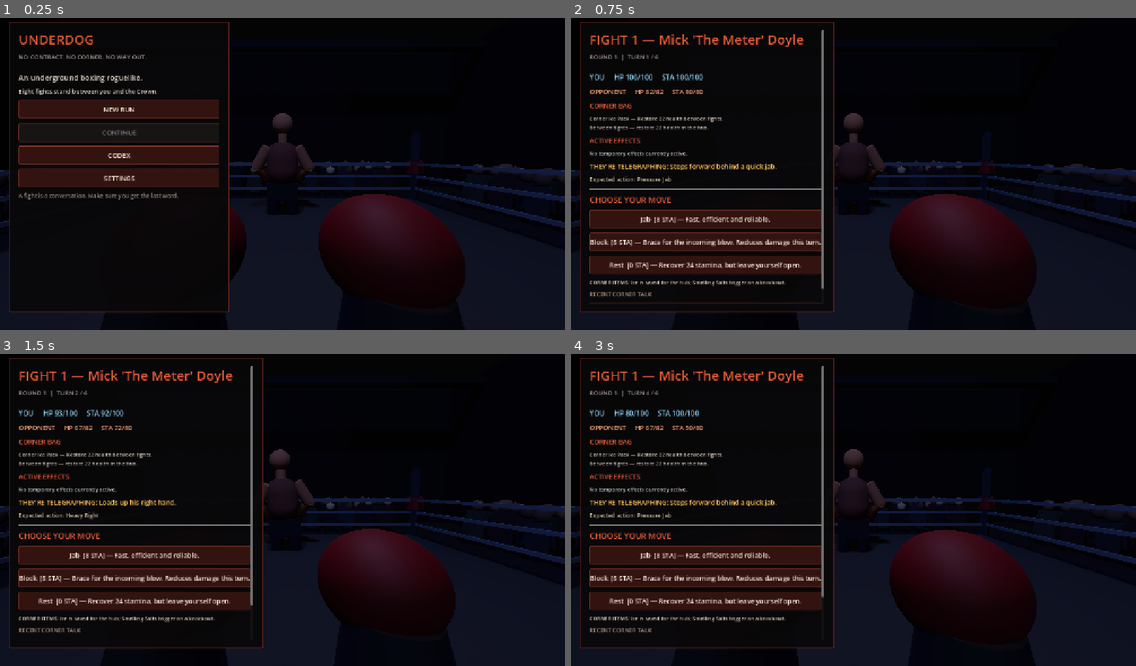
Above: before the commit, frames 1-4 (two rows, left to right).
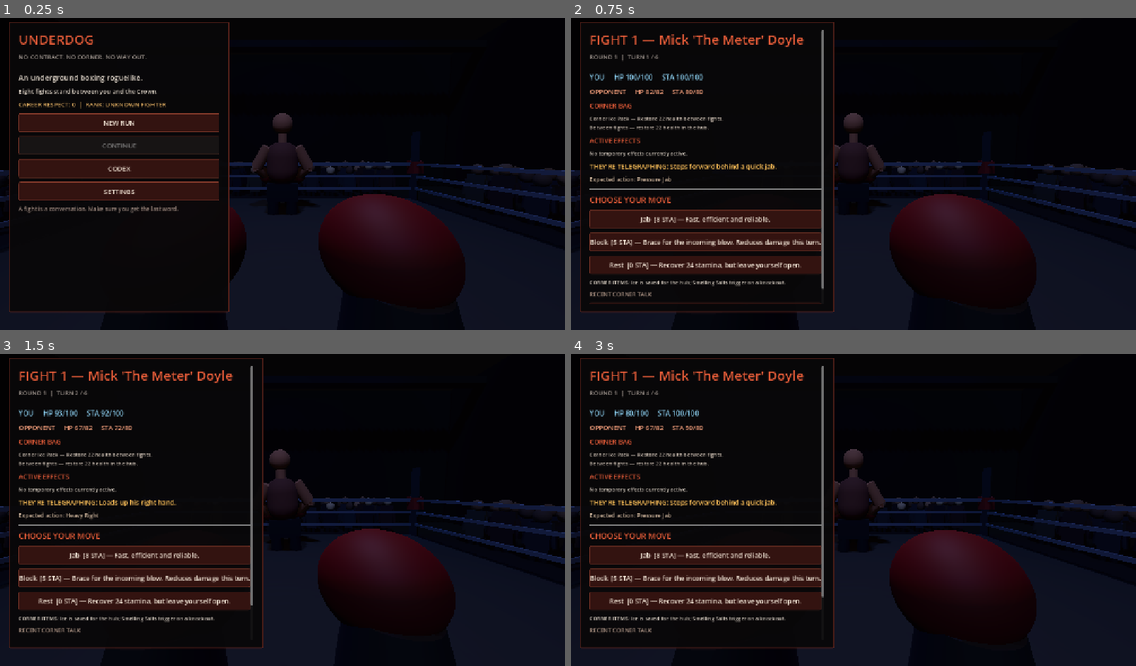
Above: after the commit, the same moments.

Repository: sedhehe/TheLastRound
Game: Godot game, scene res://scenes/main.tscn
Two runs of this game, one before a commit and one after it. Both use one fixed random seed, a clock stepped at 60 frames per second and the inputs below.
Inputs:
- Up to frame 1 (0.25 s): no input
- Up to frame 2 (0.75 s): click "NEW RUN" at 0.5 s
- Up to frame 3 (1.5 s): click "Jab [8 STA] — Fast, efficient…" at 1.25 s
- Up to frame 4 (3 s): click "Block [5 STA] — Brace for the…" at 2 s; click "Rest [0 STA] — Recover 24 sta…" at 2.75 s

The runs differ from the first frame. In frame 1, 7.5% of the frame differs, in the area x 3-39%, y 26-63%; in frame 2, nothing differs; in frame 3, nothing differs; in frame 4, less than 0.1%.

Commit message:
Add persistent career Respect ranks across runs

Diff:
--- a/scripts/main.gd
+++ b/scripts/main.gd
@@ -7,6 +7,7 @@
 const ENEMY_FILE = "res://data/enemies.json"
 const ITEM_FILE = "res://data/items.json"
 const SAVE_PATH = "user://underdog_save.json"
+const META_PATH = "user://underdog_meta.json"
 
 const FIGHT_COUNT := 8
 # Four opening opponents, two rematches in the semi-finals, the eliminator,
@@ -50,6 +51,7 @@
 
 var game_state := "menu"
 var respect := 0
+var lifetime_respect := 0
 var run_seed := 0
 
 var log_lines: Array[String] = []
@@ -76,6 +78,7 @@
 func _ready() -> void:
 	rng.randomize()
 
+	_load_meta()
 	moves = _read_json(MOVE_FILE)
 	enemy_templates = _read_json(ENEMY_FILE)
 	item_templates = _read_json(ITEM_FILE)
@@ -408,6 +411,7 @@
 	_heading("UNDERDOG", "NO CONTRACT. NO CORNER. NO WAY OUT.")
 	_label("An underground boxing roguelike.", 17)
 	_label("Eight fights stand between you and the Crown.", 14)
+	_label("CAREER RESPECT: %d  |  RANK: %s" % [lifetime_respect, _respect_rank()], 14, Color(0.88, 0.68, 0.38))
 
 	_button("NEW RUN", _new_run)
 	_button(
@@ -1599,6 +1603,7 @@
 	)
 
 	_label("Respect earned this run: %d" % respect, 17)
+	_label("Career Respect: %d — %s" % [lifetime_respect, _respect_rank()], 14, Color(0.88, 0.68, 0.38))
 	_label("Final build: " + ", ".join(owned_moves))
 
 	_label(
@@ -1690,25 +1695,42 @@
 	_show_bracket()
 
 
+func _load_meta() -> void:
+	if not FileAccess.file_exists(META_PATH):
+		lifetime_respect = 0
+		return
+
+	var file := FileAccess.open(META_PATH, FileAccess.READ)
+	if file == null:
+		lifetime_respect = 0
+		return
+
+	var data = JSON.parse_string(file.get_as_text())
+	if data is Dictionary:
+		lifetime_respect = maxi(0, int(data.get("respect_total", 0)))
+	else:
+		lifetime_respect = 0
+
+
+func _respect_rank() -> String:
+	if lifetime_respect >= 1000:
+		return "UNDERGROUND LEGEND"
+	if lifetime_respect >= 500:
+		return "CIRCUIT HEADLINER"
+	if lifetime_respect >= 200:
+		return "KNOWN CONTENDER"
+	if lifetime_respect >= 50:
+		return "LOCAL PROSPECT"
+	return "UNKNOWN FIGHTER"
+
+
 func _save_meta() -> void:
-	var path := "user://underdog_meta.json"
-	var current := {"respect_total": respect}
-
-	if FileAccess.file_exists(path):
-		var old_file := FileAccess.open(path, FileAccess.READ)
-		var old_data = JSON.parse_string(
-			old_file.get_as_text()
-		) if old_file else {}
-
-		if old_data is Dictionary:
-			current["respect_total"] = (
-				int(old_data.get("respect_total", 0)) + respect
-			)
-
-	var file := FileAccess.open(path, FileAccess.WRITE)
+	lifetime_respect += respect
+	var data := {"respect_total": lifetime_respect}
+	var file := FileAccess.open(META_PATH, FileAccess.WRITE)
 
 	if file:
-		file.store_string(JSON.stringify(current))
+		file.store_string(JSON.stringify(data))
 
 
 # ---------------------------------------------------------
